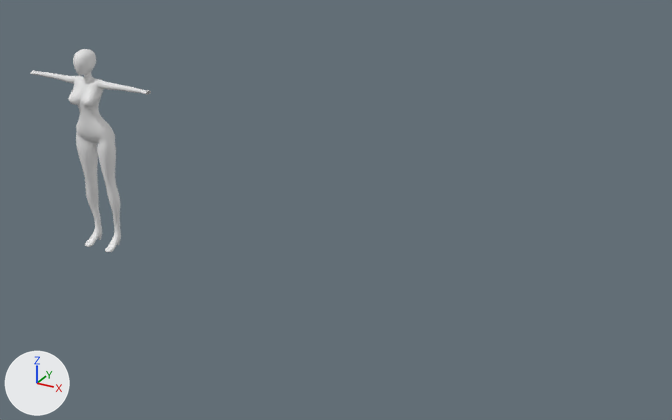
Renders of the Blender file BlackWidow.blend from each side of a commit.
Before and after are seen from a 50 mm lens placed at (5.59, -5.77, 3.74), pointed at (2.35, 0.13, 0.79). Arrows for +X, +Y and +Z are at lower left; the lights stay in place. The picture after the commit comes second.

The first picture shows 'BaseMesh'.
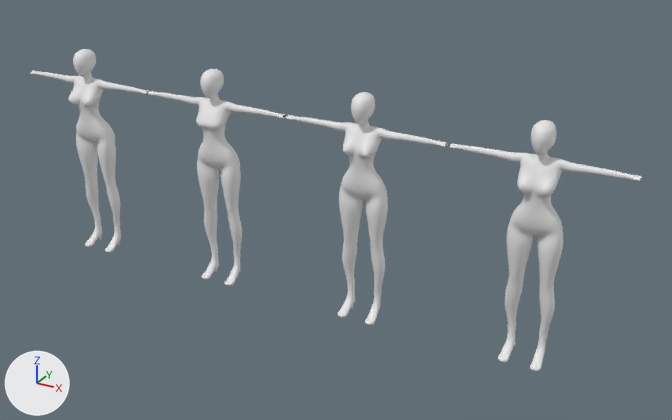
What the commit changed:
Mesh me_cube_006 is new.
It has 588 vertices, 554 faces and spans x 0.0..0.65, y -0.15..0.14, z 0.0..1.83.
It uses material mat_material (its picture is missing).
Mesh me_cube_004 is new.
It has 587 vertices, 558 faces and spans x 0.0..0.65, y -0.15..0.14, z 0.0..1.83.
It uses material mat_material (its picture is missing).
Mesh me_cube_003 is new.
It has 613 vertices, 574 faces and spans x 0.0..0.65, y -0.14..0.14, z 0.0..1.83.
It uses material mat_material (its picture is missing).
Object 'Narrow Pole Boob' (ob_narrow_pole_boob) is new; it shows me_cube_006.
Its location is (3.984, 0.0, 0.0).
It gains a MIRROR modifier named 'Mirror'.
Modifier setting: use_clip = True.
Modifier setting: merge_threshold = 0.0.
It gains a SUBSURF modifier named 'Subdivision'.
Object 'Triangle Boob' (ob_triangle_boob) is new; it shows me_cube_004.
Its location is (2.649, 0.0, 0.0).
It gains a MIRROR modifier named 'Mirror'.
Modifier setting: use_clip = True.
Modifier setting: merge_threshold = 0.0.
It gains a SUBSURF modifier named 'Subdivision'.
Object 'Grid Boob' (ob_grid_boob) is new; it shows me_cube_003.
Its location is (1.318, 0.0, 0.0).
It gains a MIRROR modifier named 'Mirror'.
Modifier setting: use_clip = True.
Modifier setting: merge_threshold = 0.0.
It gains a SUBSURF modifier named 'Subdivision'.

Location of each change, (x1, y1, x2, y2) in pixels of the pictures (672 x 420 px):
'Narrow Pole Boob', added: after (450, 120, 642, 371)
'Triangle Boob', added: after (286, 92, 448, 325)
'Grid Boob', added: after (148, 69, 287, 286)
